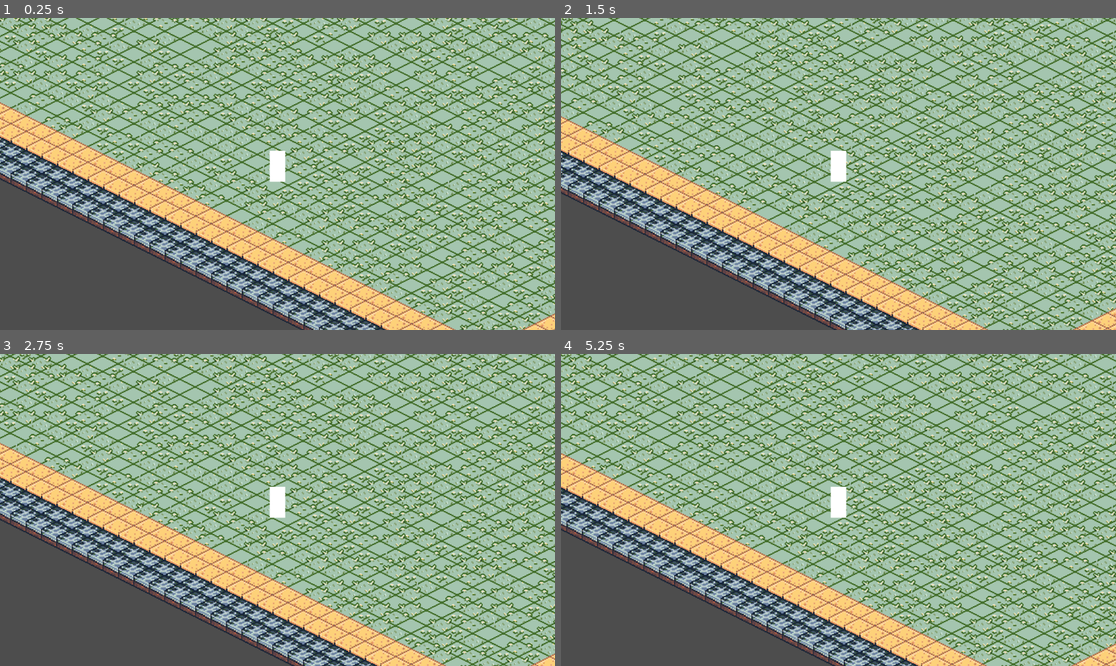
Above: before the commit, frames 1-4 (two rows, left to right).
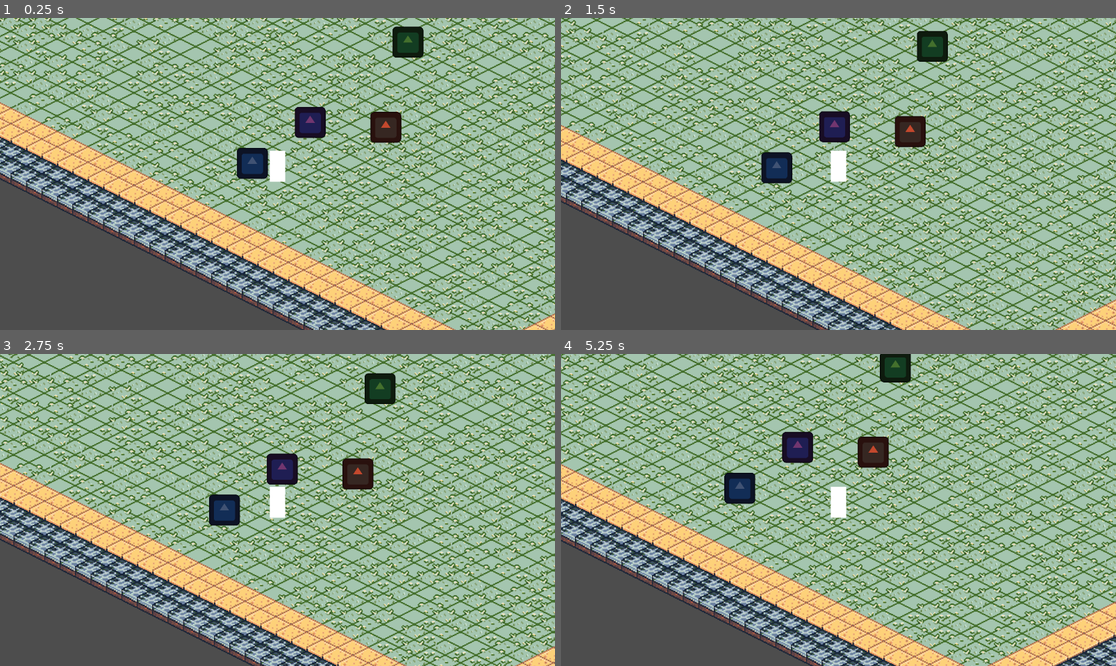
Above: after the commit, the same moments.

Repository: philoufc/gamejam_cobayes
Game: Godot game, scene res://scenes/world_raph.tscn
Same seed, same stepped clock (60 frames per second), same inputs: the game is played once before the commit and once after it. The engine's default icon, where the game draws it, is replaced by a stand-in: a white triangle on a blue panel in a dark square.
Inputs (mouse positions are in pixels of both pictures, inside the frame that each line leads up to):
- Up to frame 1 (0.25 s): no input
- Up to frame 2 (1.5 s): tap Enter at 0.5 s; move the mouse to (960, 158) at 0.52 s; press the mouse at (960, 158) at 0.53 s; move the mouse to (727, 189) at 1.27 s; release the mouse at (727, 189) at 1.28 s; click (727, 189) at 1.35 s
- Up to frame 3 (2.75 s): move the mouse to (333, 441) at 2.02 s; press the mouse at (333, 441) at 2.03 s
- Up to frame 4 (5.25 s): move the mouse to (810, 572) at 2.77 s; release the mouse at (810, 572) at 2.78 s; click (810, 572) at 2.85 s; move the mouse to (1005, 556) at 3.52 s; press the mouse at (1005, 556) at 3.53 s; move the mouse to (672, 463) at 4.27 s; release the mouse at (672, 463) at 4.28 s; click (672, 463) at 4.35 s; move the mouse to (866, 510) at 5.02 s; press the mouse at (866, 510) at 5.03 s

The runs differ from the first frame. In frame 1, 2.2% of the frame differs, in the area x 42-77%, y 2-52%; in frame 2, 57%; in frame 3, 61%; in frame 4, 62%, in the area x 0-100%, y 0-100%.

Commit message:
arguments are collectables!

Diff:
--- a/jam_cobayes_2024/scenes/GameManager.gd
+++ b/jam_cobayes_2024/scenes/GameManager.gd
@@ -23,6 +23,7 @@
 	4: Color("#C3482D"),
 	5: Color("#44702d"),
 	6: Color("#405273"),
+	7: Color("#e9a5e2")
 }
 
 func _ready():
--- a/jam_cobayes_2024/scenes/Player.gd
+++ b/jam_cobayes_2024/scenes/Player.gd
@@ -6,6 +6,7 @@
 var current_id_path: Array[Vector2i]
 var target_position: Vector2
 var is_moving: bool
+const SPEED = 100
 
 func _ready():
 	await get_tree().process_frame
@@ -61,7 +62,7 @@
 		current_id_path = id_path
 
 
-func _physics_process(_delta):
+func _physics_process(delta):
 	if current_id_path.is_empty():
 		return
 
@@ -69,7 +70,7 @@
 		target_position = tile_map.map_to_local(current_id_path.front())
 		is_moving = true
 
-	global_position = global_position.move_toward(target_position, 1)
+	global_position = global_position.move_toward(target_position, delta * SPEED)
 
 	if global_position == target_position:
 		current_id_path.pop_front()
--- a/jam_cobayes_2024/scenes/argument.gd
+++ b/jam_cobayes_2024/scenes/argument.gd
@@ -4,17 +4,21 @@
 var rng = RandomNumberGenerator.new()
 
 func _ready():
-	argument_type = rng.randi_range(GameManager.ArgumentType.LUST, GameManager.ArgumentType.NO)
-	modulate = GameManager.colors[argument_type]
+    argument_type = rng.randi_range(GameManager.ArgumentType.LUST, GameManager.ArgumentType.NO)
+    modulate = GameManager.colors[argument_type]
+    prints(self, "readY!")
 
-func _on_body_entered(body):
-	if body.name == "Player":
-		var tween = create_tween()
 
-		tween.tween_property(self, "position", position + Vector2(0, -20), 0.5)
+func _on_area_entered(area):
+    print("area entereded")
+    if area.name == "Player":
+        print("player area entereded")
+        var tween = create_tween()
 
-		tween.tween_property(self, "modulate:a", 0.0, 0.5)
+        tween.tween_property(self, "position", position + Vector2(0, -20), 0.5)
 
-		GameManager.collect_argument(GameManager.ArgumentType.NO)
+        tween.tween_property(self, "modulate:a", 0.0, 0.5)
 
-		tween.tween_callback(self.queue_free)
+        GameManager.collect_argument(GameManager.ArgumentType.NO)
+
+        tween.tween_callback(self.queue_free)
--- a/jam_cobayes_2024/scenes/argument.tscn
+++ b/jam_cobayes_2024/scenes/argument.tscn
@@ -4,14 +4,16 @@
 [ext_resource type="Script" path="res://scenes/argument.gd" id="1_xlfvg"]
 
 [sub_resource type="RectangleShape2D" id="RectangleShape2D_euheu"]
+size = Vector2(60, 60)
 
 [node name="Argument" type="Area2D"]
 script = ExtResource("1_xlfvg")
 
 [node name="Sprite2D" type="Sprite2D" parent="."]
-scale = Vector2(0.1, 0.1)
+scale = Vector2(0.5, 0.5)
 texture = ExtResource("1_56f31")
 
 [node name="CollisionShape2D" type="CollisionShape2D" parent="."]
-scale = Vector2(0.6, 0.6)
 shape = SubResource("RectangleShape2D_euheu")
+
+[connection signal="area_entered" from="." to="." method="_on_area_entered"]
--- a/jam_cobayes_2024/scenes/player.tscn
+++ b/jam_cobayes_2024/scenes/player.tscn
@@ -1,8 +1,12 @@
-[gd_scene load_steps=2 format=3 uid="uid://bpbaaj61ekmw5"]
+[gd_scene load_steps=3 format=3 uid="uid://bpbaaj61ekmw5"]
 
 [ext_resource type="Script" path="res://scenes/Player.gd" id="1_2dufd"]
 
-[node name="Player" type="Node2D"]
+[sub_resource type="CapsuleShape2D" id="CapsuleShape2D_j6aai"]
+radius = 13.0
+height = 40.0
+
+[node name="Player" type="Area2D"]
 script = ExtResource("1_2dufd")
 
 [node name="Sprite2D" type="Sprite2D" parent="."]
@@ -22,3 +26,7 @@
 grow_vertical = 2
 
 [node name="Camera2D" type="Camera2D" parent="."]
+
+[node name="CollisionShape2D" type="CollisionShape2D" parent="."]
+position = Vector2(0, -4)
+shape = SubResource("CapsuleShape2D_j6aai")
--- a/jam_cobayes_2024/scenes/world_raph.tscn
+++ b/jam_cobayes_2024/scenes/world_raph.tscn
@@ -1,8 +1,9 @@
-[gd_scene load_steps=7 format=3 uid="uid://c21edo73cr3ae"]
+[gd_scene load_steps=8 format=3 uid="uid://c21edo73cr3ae"]
 
 [ext_resource type="Script" path="res://scenes/world.gd" id="1_3ue3l"]
 [ext_resource type="PackedScene" uid="uid://b0v3yopsj2572" path="res://scenes/ui.tscn" id="3_b5u1l"]
 [ext_resource type="Texture2D" uid="uid://o5d6doc06fbn" path="res://assets/tileset.png" id="3_u0pjf"]
+[ext_resource type="PackedScene" uid="uid://b6jpweb4a5qmm" path="res://scenes/argument.tscn" id="5_h01j3"]
 [ext_resource type="PackedScene" uid="uid://bpbaaj61ekmw5" path="res://scenes/player.tscn" id="5_u7kpf"]
 
 [sub_resource type="TileSetAtlasSource" id="TileSetAtlasSource_u7fsn"]
@@ -175,3 +176,17 @@
 
 [node name="Player" parent="." instance=ExtResource("5_u7kpf")]
 position = Vector2(-410, 441)
+
+[node name="Argument" parent="." instance=ExtResource("5_h01j3")]
+
+[node name="Argument2" parent="." instance=ExtResource("5_h01j3")]
+position = Vector2(-139, 167)
+
+[node name="Argument3" parent="." instance=ExtResource("5_h01j3")]
+position = Vector2(-185, 344)
+
+[node name="Argument4" parent="." instance=ExtResource("5_h01j3")]
+position = Vector2(-462, 419)
+
+[node name="Argument5" parent="." instance=ExtResource("5_h01j3")]
+position = Vector2(-342, 334)
